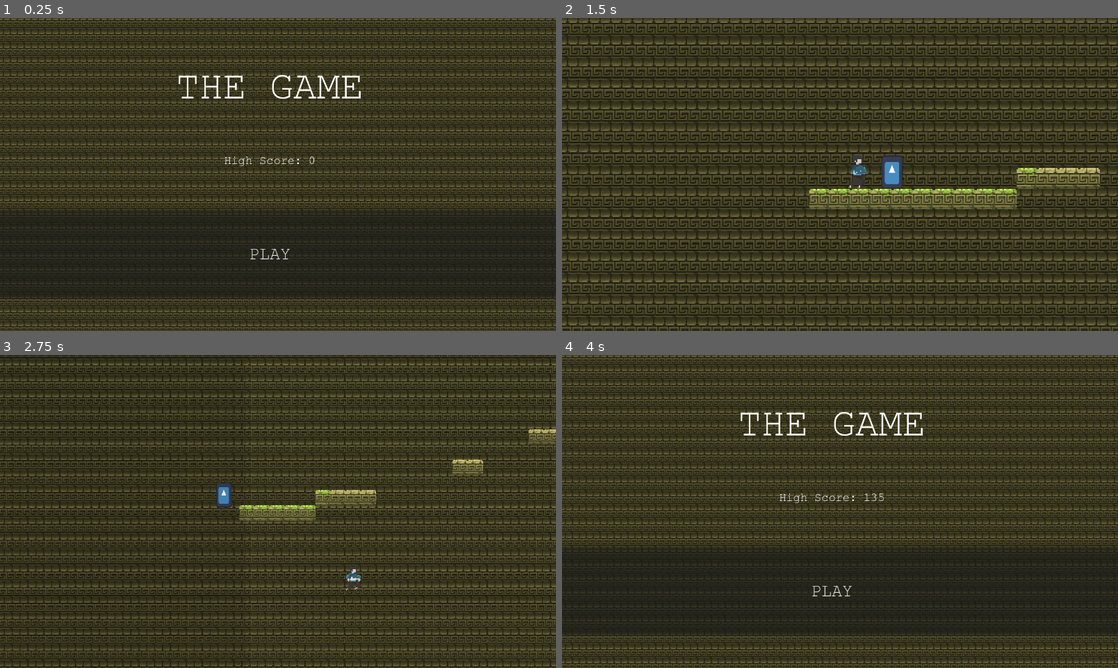
Above: before the commit, frames 1-4 (two rows, left to right).
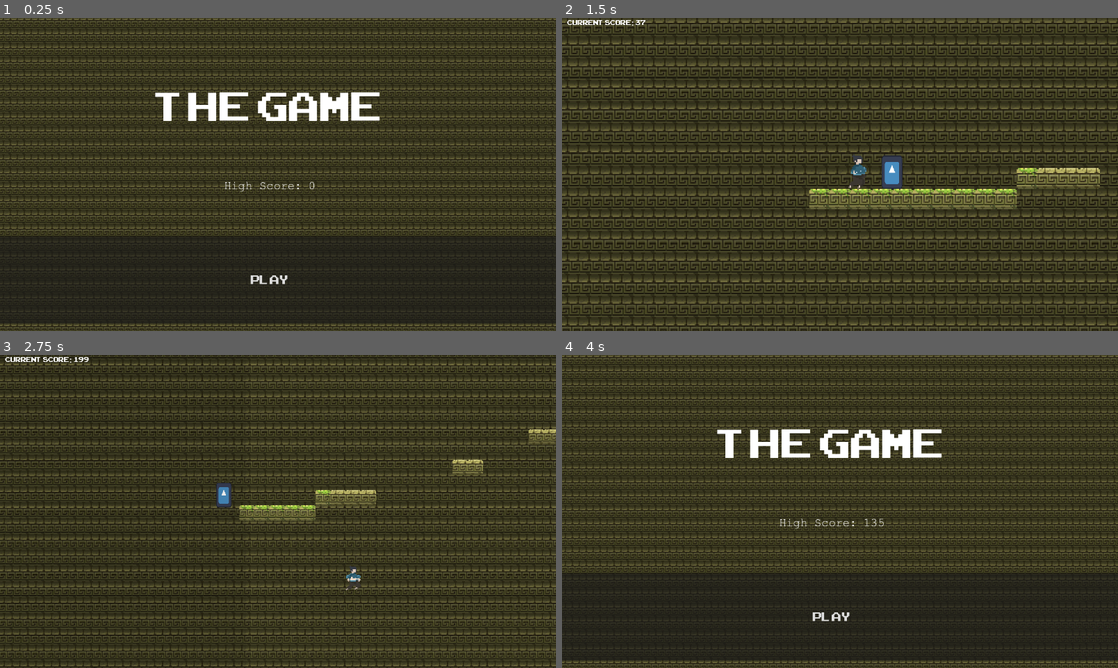
Above: after the commit, the same moments.

Repository: logan03109/second-jame-gam
Game: Godot game, scene res://scenes/Menu.tscn
The game is run twice, just before and just after one commit, with the same random seed, the same clock (stepped at 60 frames per second) and the same inputs. The engine's default icon, where the game draws it, is replaced by a stand-in: a white triangle on a blue panel in a dark square.
Inputs (mouse positions are in pixels of both pictures, inside the frame that each line leads up to):
- Up to frame 1 (0.25 s): no input
- Up to frame 2 (1.5 s): click "PLAY" at 0.5 s; move the mouse to (962, 158) at 1.27 s; hold D (p1_right) from 1.28 s (still down); tap L (p2_join) at 1.35 s; click (962, 158) at 1.42 s
- Up to frame 3 (2.75 s): keep holding D (p1_right); tap W (p1_jump) at 1.52, 2.27 s; move the mouse to (166, 527) at 2.02 s; tap F (p1_dash) at 2.1 s; tap L (p2_join) at 2.3 s
- Up to frame 4 (4 s): move the mouse to (895, 442) at 2.77 s; release D (p1_right) at 2.78 s; hold A (p1_left) 2.78-3.53 s; tap / (p2_dash) at 2.85 s; tap L (p2_join) at 3.05, 3.8 s; move the mouse to (812, 574) at 3.52 s; hold D (p1_right) from 3.53 s (still down); tap Down (p2_down) at 3.6 s; click (812, 574) at 3.67 s; tap W (p1_jump) at 3.77 s

The runs differ from the first frame. In frame 1, 8.1% of the frame differs, in the area x 0-100%, y 18-97%; in frame 2, 0.1%; in frame 3, 0.2%; in frame 4, 8.1%.

Commit message:
aesthetic changes

Diff:
--- a/scenes/GDLTchunk.tscn
+++ b/scenes/GDLTchunk.tscn
@@ -23,6 +23,7 @@
 size = Vector2(3, 120.5)
 
 [node name="Chunk1" type="Node2D" unique_id=1976061801]
+position = Vector2(401, 549)
 script = ExtResource("1_mm4kq")
 chunk_decay_speed = 50.0
 
--- a/scenes/Main.tscn
+++ b/scenes/Main.tscn
@@ -10,6 +10,7 @@
 [ext_resource type="PackedScene" uid="uid://c4w4djvera0lb" path="res://scenes/chunk_5.tscn" id="6_q8u5g"]
 [ext_resource type="PackedScene" uid="uid://t60pgi0w1ghl" path="res://scenes/GDLTchunk.tscn" id="7_wp0k4"]
 [ext_resource type="Texture2D" uid="uid://dj3vtbyyryeuv" path="res://assets/background v4.png" id="10_lhr70"]
+[ext_resource type="FontFile" uid="uid://cfugxf8f24uka" path="res://assets/ARCADECLASSIC.TTF" id="12_mwfav"]
 
 [node name="Node2D" type="Node2D" unique_id=1314541290]
 script = ExtResource("1_rvslj")
@@ -51,5 +52,13 @@
 [node name="TimerLabel" type="Label" parent="CanvasLayer" unique_id=961418659]
 offset_right = 40.0
 offset_bottom = 23.0
+theme_override_fonts/font = ExtResource("12_mwfav")
+theme_override_font_sizes/font_size = 22
+
+[node name="ScoreLabel" type="Label" parent="CanvasLayer" unique_id=1148450014]
+offset_right = 40.0
+offset_bottom = 23.0
+theme_override_fonts/font = ExtResource("12_mwfav")
+theme_override_font_sizes/font_size = 22
 
 [node name="Powerup" type="Node2D" parent="." unique_id=1121058568]
--- a/scenes/Menu.tscn
+++ b/scenes/Menu.tscn
@@ -3,6 +3,7 @@
 [ext_resource type="Script" uid="uid://cbtw6acipfaon" path="res://scenes/Menu.gd" id="1_xdvgc"]
 [ext_resource type="Texture2D" uid="uid://dj3vtbyyryeuv" path="res://assets/background v4.png" id="2_upctu"]
 [ext_resource type="FontFile" uid="uid://2jqagbx16b1s" path="res://assets/cour.ttf" id="3_11y2r"]
+[ext_resource type="FontFile" uid="uid://cfugxf8f24uka" path="res://assets/ARCADECLASSIC.TTF" id="3_o0tnf"]
 
 [node name="Menu" type="Control" unique_id=1671117714]
 layout_mode = 3
@@ -48,8 +49,8 @@
 theme_override_colors/font_color = Color(1, 1, 1, 1)
 theme_override_colors/font_shadow_color = Color(0, 0, 0, 0)
 theme_override_colors/font_outline_color = Color(0, 0, 0, 1)
-theme_override_fonts/font = ExtResource("3_11y2r")
-theme_override_font_sizes/font_size = 90
+theme_override_fonts/font = ExtResource("3_o0tnf")
+theme_override_font_sizes/font_size = 130
 text = "
 THE GAME"
 horizontal_alignment = 1
@@ -67,7 +68,7 @@
 z_index = 3
 custom_minimum_size = Vector2(0, 200)
 layout_mode = 2
-theme_override_fonts/font = ExtResource("3_11y2r")
+theme_override_fonts/font = ExtResource("3_o0tnf")
 theme_override_font_sizes/font_size = 40
 text = "PLAY"
 
--- a/scenes/chunk_2.tscn
+++ b/scenes/chunk_2.tscn
@@ -3,6 +3,7 @@
 [ext_resource type="Script" uid="uid://eyhww75f1qns" path="res://scripts/scene_scripts/chunk_2.gd" id="1_qnukp"]
 [ext_resource type="Texture2D" uid="uid://rw003wb3l6jy" path="res://assets/stone tile dark.png" id="1_qywaf"]
 [ext_resource type="Texture2D" uid="uid://ci0vubrwyojin" path="res://assets/grass stone tile.png" id="2_qnukp"]
+[ext_resource type="Texture2D" uid="uid://cfb8dbbm6krt3" path="res://assets/tile 6 copper.png" id="4_bkmvv"]
 
 [sub_resource type="TileSetAtlasSource" id="TileSetAtlasSource_0dxg6"]
 texture = ExtResource("1_qywaf")
@@ -13,22 +14,28 @@
 texture = ExtResource("2_qnukp")
 0:0/0 = 0
 
+[sub_resource type="TileSetAtlasSource" id="TileSetAtlasSource_iaaf2"]
+texture = ExtResource("4_bkmvv")
+0:0/0 = 0
+
 [sub_resource type="TileSet" id="TileSet_lvfo5"]
 physics_layer_0/collision_layer = 3
 physics_layer_0/collision_mask = 3
 sources/0 = SubResource("TileSetAtlasSource_0dxg6")
 sources/1 = SubResource("TileSetAtlasSource_gsspq")
+sources/2 = SubResource("TileSetAtlasSource_iaaf2")
 
 [sub_resource type="RectangleShape2D" id="RectangleShape2D_lx8el"]
 size = Vector2(3, 120.5)
 
 [node name="Chunk1" type="Node2D" unique_id=1976061801]
+position = Vector2(58, 66)
 script = ExtResource("1_qnukp")
 
 [node name="TileMap" type="TileMap" parent="." unique_id=1417962687]
 tile_set = SubResource("TileSet_lvfo5")
 format = 2
-layer_0/tile_data = PackedInt32Array(-65536, 0, 0, -65535, 0, 0, -65534, 0, 0, -65533, 0, 0, -65532, 0, 0, -65527, 0, 0, -65526, 0, 0, -65525, 0, 0, -65524, 0, 0, -65523, 0, 0, -65522, 0, 0, -65521, 0, 0, -65515, 0, 0, -65514, 0, 0, -65513, 0, 0, -65512, 0, 0, -65511, 0, 0, -65510, 0, 0, -65509, 0, 0, -65508, 0, 0, -65502, 0, 0, -65501, 0, 0, -65500, 0, 0, -65499, 0, 0, -65498, 0, 0, -65497, 0, 0, -65496, 0, 0, -65495, 0, 0, -65488, 0, 0, -65487, 0, 0, -65486, 0, 0, -65485, 0, 0, -65484, 0, 0, -65483, 0, 0, -65482, 0, 0, -65481, 0, 0, -65476, 0, 0, -65475, 0, 0, -65474, 0, 0, -65473, …(132 unchanged characters)…
+layer_0/tile_data = PackedInt32Array(-65536, 2, 0, -65535, 0, 0, -65534, 0, 0, -65533, 0, 0, -65532, 2, 0, -65527, 2, 0, -65526, 0, 0, -65525, 0, 0, -65524, 0, 0, -65523, 0, 0, -65522, 0, 0, -65521, 2, 0, -65515, 2, 0, -65514, 0, 0, -65513, 0, 0, -65512, 0, 0, -65511, 0, 0, -65510, 0, 0, -65509, 0, 0, -65508, 2, 0, -65502, 2, 0, -65501, 0, 0, -65500, 0, 0, -65499, 0, 0, -65498, 0, 0, -65497, 0, 0, -65496, 0, 0, -65495, 2, 0, -65488, 2, 0, -65487, 0, 0, -65486, 0, 0, -65485, 0, 0, -65484, 0, 0, -65483, 0, 0, -65482, 0, 0, -65481, 2, 0, -65476, 2, 0, -65475, 0, 0, -65474, 0, 0, -65473, …(132 unchanged characters)…
 
 [node name="SpawnPoint" type="Marker2D" parent="." unique_id=1105596745]
 position = Vector2(0, -16)
--- a/scripts/main.gd
+++ b/scripts/main.gd
@@ -13,6 +13,8 @@
 @export var safe_chunk_time := 2.0
 
 @onready var timer_label := $CanvasLayer/TimerLabel
+@onready var score_label := $CanvasLayer/ScoreLabel
+
 @onready var camera          := $GameCamera
 @onready var player1         := $player_1
 @onready var player2         := $player_2
@@ -103,13 +105,16 @@
 	# Update the visual line's X position to match your logic wall
 	Global.score = _get_living_player_x()
 
+	if _get_living_player_x() != null and is_instance_valid(score_label):
+		score_label.text = "    CURRENT SCORE: %d" % int(_get_living_player_x())
+
 
 	decay_line.global_position.x = decay_wall_x - 1100
 
 	if in_safe_chunk:
 		safe_timer -= delta
 
-		timer_label.text = "Decay resumes in: %.1f" % safe_timer
+		timer_label.text = "\n    Decay resumes in: %.1f" % safe_timer
 
 		if safe_timer <= 0:
 			in_safe_chunk = false
Binary file added: assets/ARCADECLASSIC.TTF
Not shown, added: assets/ARCADECLASSIC.TTF.import
